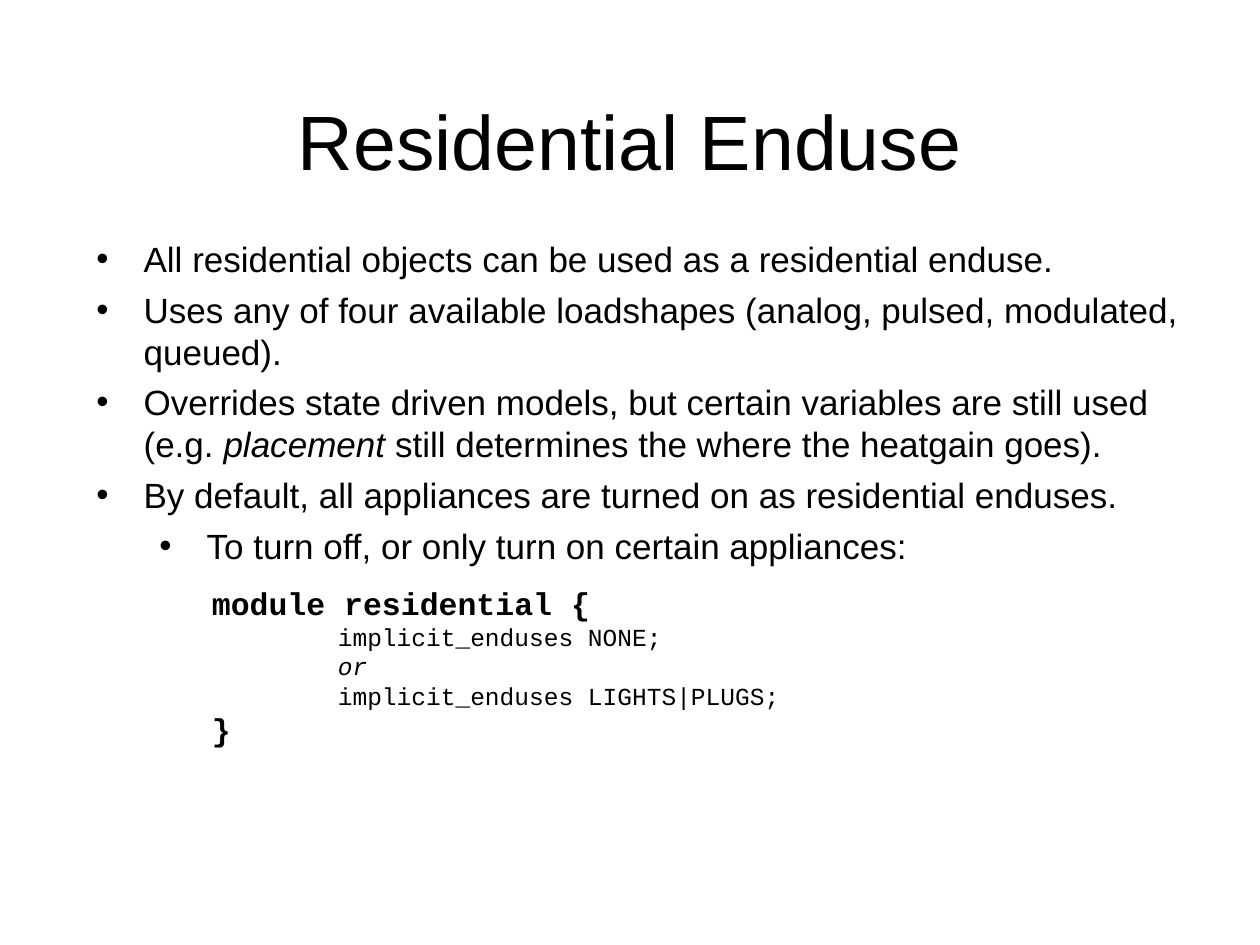
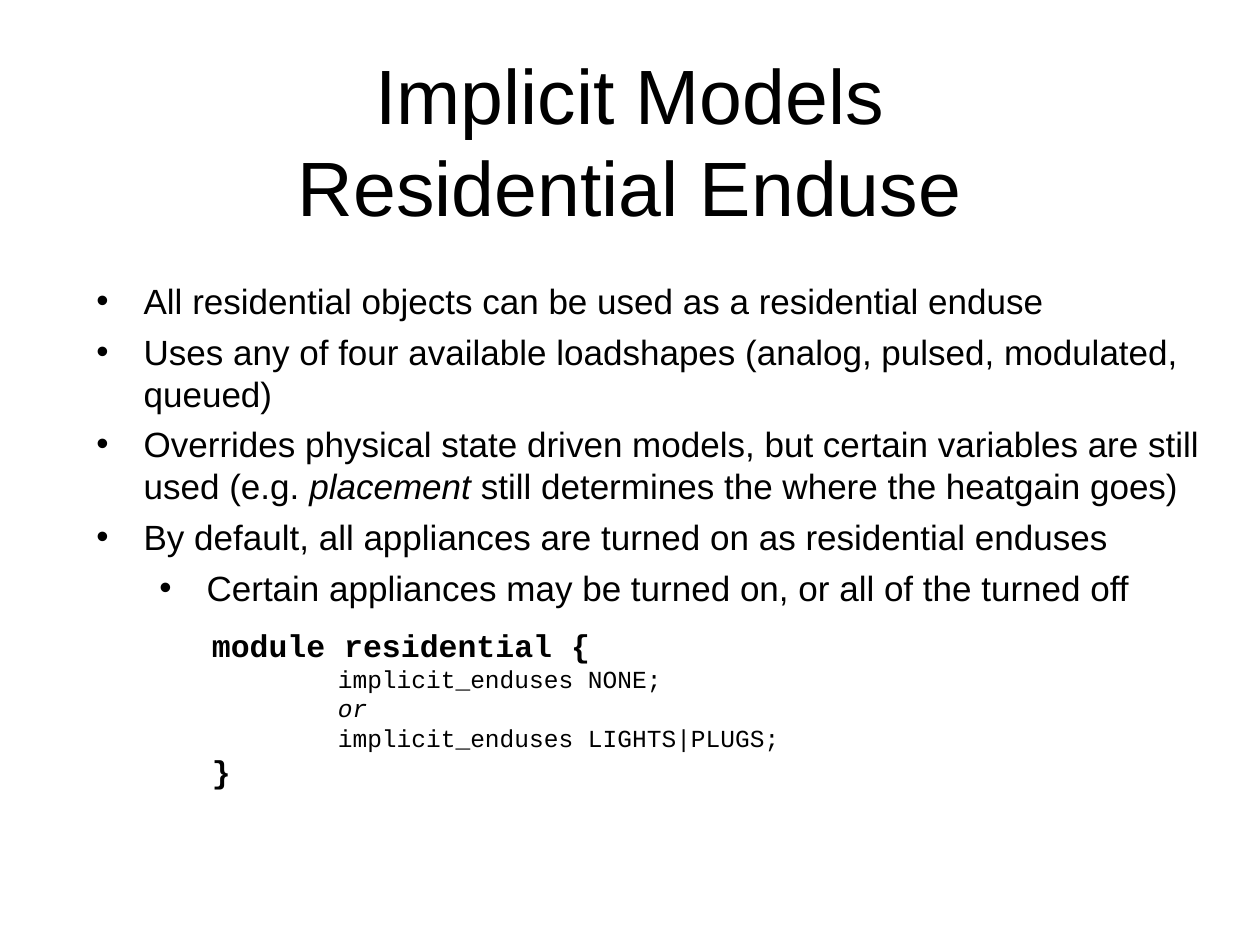
Before and after one commit to gridlab-d/course, a slide deck: slide 14 of FourDayCourse/3.2 - Residential.ppt (slide 27 before the commit). Drawn at 1260x945 pixels with LibreOffice and Linux fonts; fonts in the diff are those of the drawing; background and template pictures are left out. Boxes give left, top, right and bottom in pixels: in the first picture for what was removed or moved away, otherwise in the second. Text is boxed around its words. In the diff, an @@ line names an element or a change of style, - is before the commit and + after.

```diff
--- a/FourDayCourse/3.2 - Residential.ppt
+++ b/FourDayCourse/3.2 - Residential.ppt
@@ title at <box>298,68,961,217</box>: text changed @@
-Residential Enduse
+Implicit Models
+Residential Enduse
@@ text at <box>144,288,1199,608</box>: text changed @@
-• All residential objects can be used as a residential enduse.
-• Uses any of four available loadshapes (analog, pulsed, modulated, queued).
-• Overrides state driven models, but certain variables are still used (e.g. placement still determines the where the heatgain goes).
-• By default, all appliances are turned on as residential enduses.
-  • To turn off, or only turn on certain appliances:
+• All residential objects can be used as a residential enduse
+• Uses any of four available loadshapes (analog, pulsed, modulated, queued)
+• Overrides physical state driven models, but certain variables are still used (e.g. placement still determines the where the heatgain goes)
+• By default, all appliances are turned on as residential enduses
+  • Certain appliances may be turned on, or all of the turned off
@@ text "module residential {": place and size @@
-text "module residential {" at <box>212,592,779,710</box>
+text "module residential {" at <box>212,634,779,752</box>
```
Also in this commit, not shown: 10 other slides changed, 1 slide added, 2 other files.
